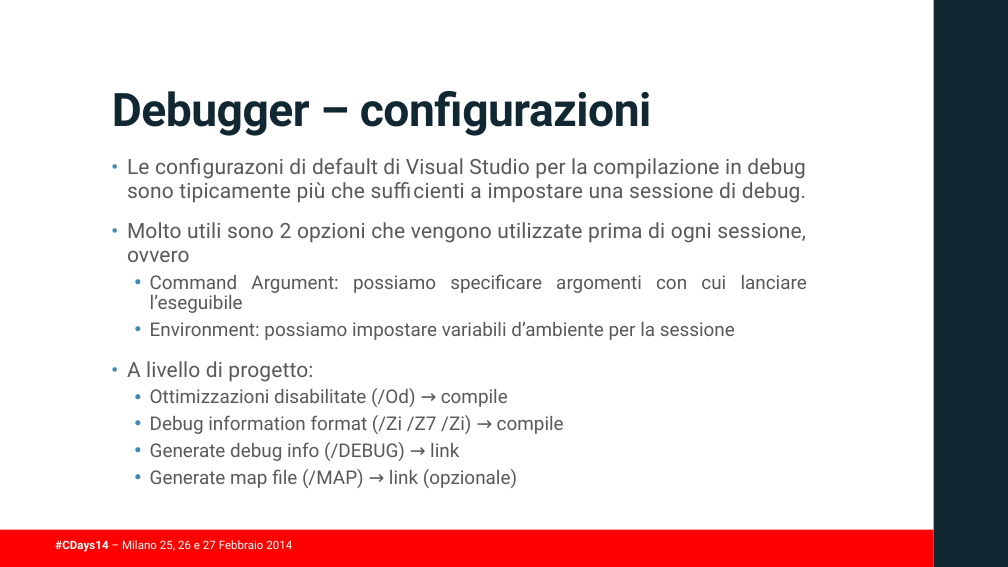
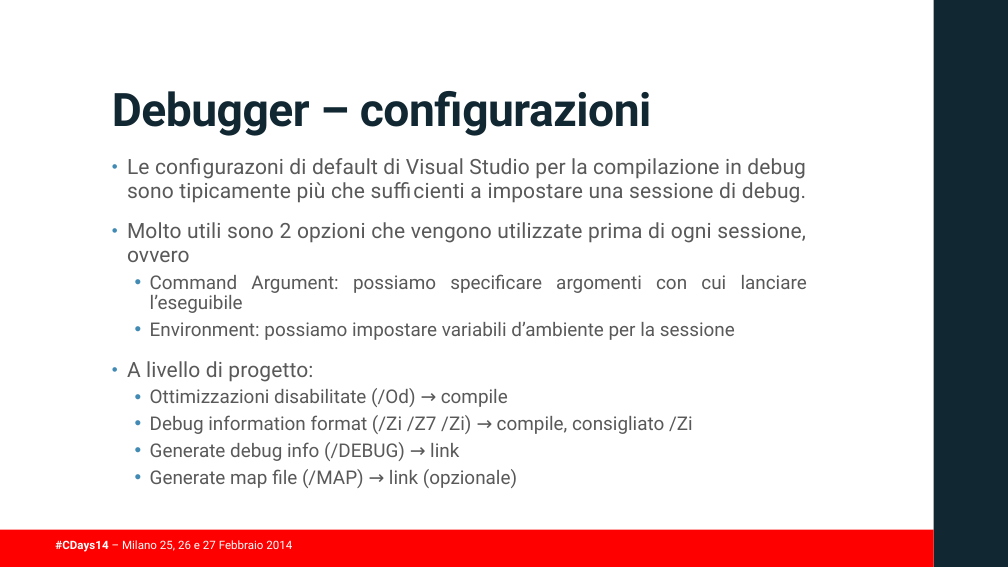
Before and after one commit to guidop/CDays14, a slide deck: slide 40 of presentazioneCDAYS2014.pptx. Drawn at 1008x567 pixels with LibreOffice and Linux fonts; fonts in the diff are those of the drawing; background and template pictures are left out. Boxes give left, top, right and bottom in pixels: in the first picture for what was removed or moved away, otherwise in the second. Text is boxed around its words. In the diff, an @@ line names an element or a change of style, - is before the commit and + after.

Commit message:
slide su debugger

```diff
--- a/presentazioneCDAYS2014.pptx
+++ b/presentazioneCDAYS2014.pptx
@@ text at box(150, 415, 693, 434): text changed @@
-  • Debug information format (/Zi /Z7 /Zi) → compile
+  • Debug information format (/Zi /Z7 /Zi) → compile, consigliato /Zi
```
Also in this commit, not shown: 2 other slides changed, 3 slides added, 1 other file.
